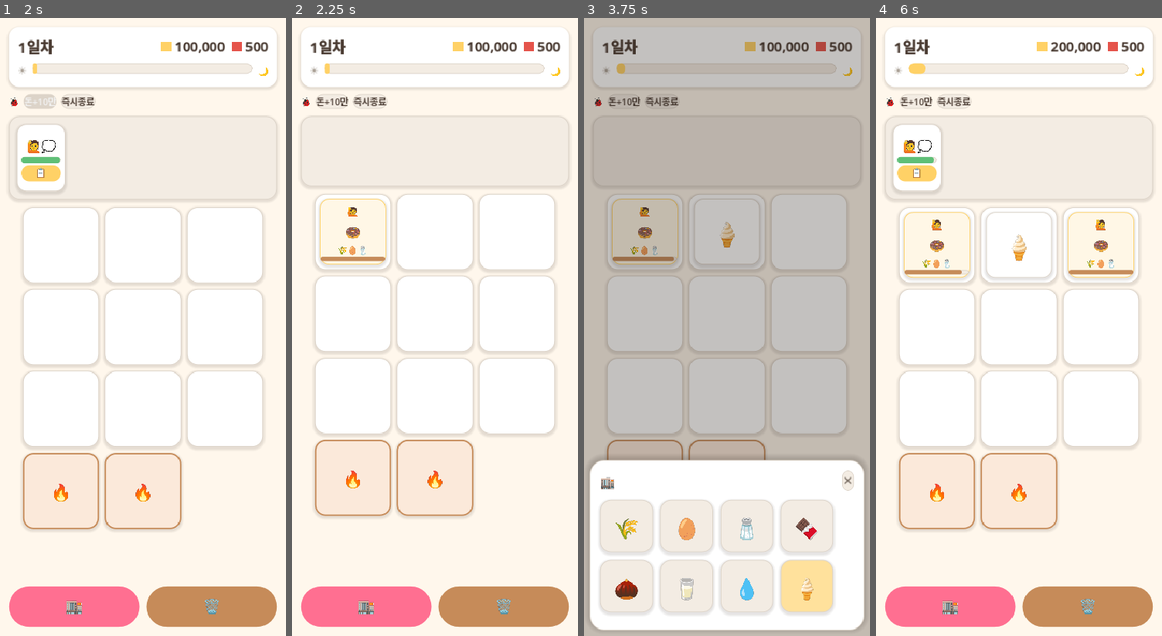
Above: before the commit, frames 1-4 (left to right).
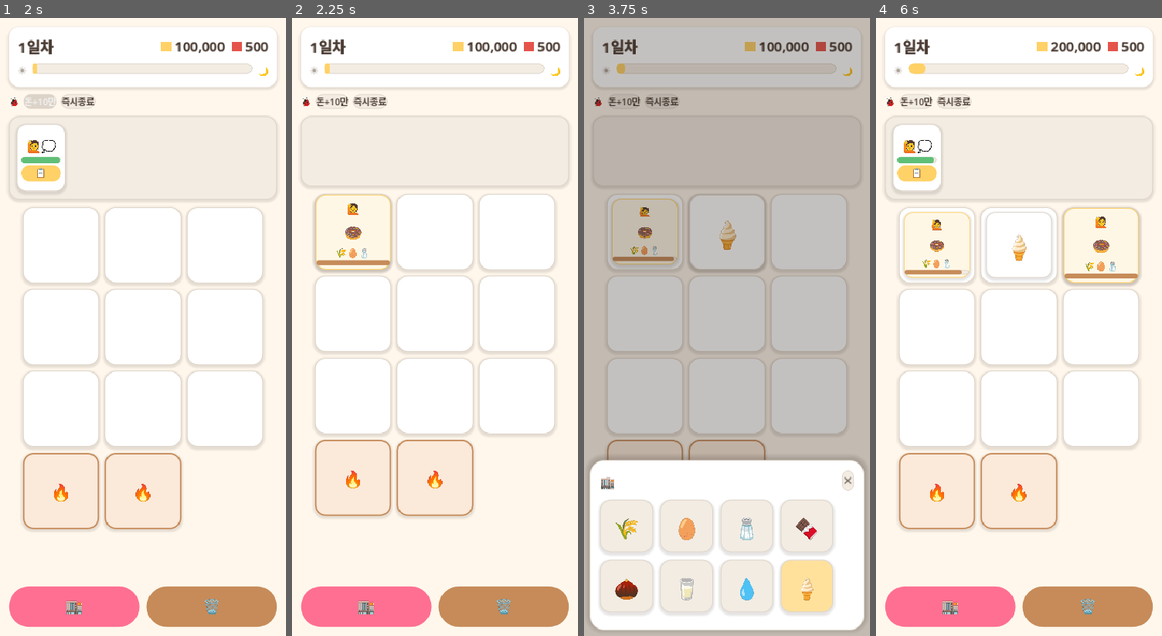
Above: after the commit, the same moments.

Repository: yellyB/game-slot-kitchen
Game: Godot game, scene res://scenes/Main.tscn
Same seed, same stepped clock (60 frames per second), same inputs: the game is played once before the commit and once after it.
Inputs:
- Up to frame 1 (2 s): click "시작" at 0.5 s; click "돈+10만" at 1.25 s
- Up to frame 2 (2.25 s): click "📋" at 2 s
- Up to frame 3 (3.75 s): click "🏬" at 2.75 s; click "🗑️" at 3.5 s
- Up to frame 4 (6 s): click "✕" at 4.25 s; click "돈+10만" at 5 s; click "📋" at 5.75 s

Frame 1 is identical in both runs. In frame 2, 1.0% of the frame differs, in the area x 8-35%, y 28-41%; in frame 3, 0.3%; in frame 4, 1.0%.

Commit message:
연출: 팝인을 슬롯보다 크게 불룩(0.6→1.2→1.0) — 흰카드/흰슬롯서도 보이게
렌더 테스트로 scale은 정상 작동 확인. 흰 카드가 흰 슬롯 위라 축소가 안 보여서,
1.2로 오버슛(슬롯 밖 불룩) 후 settle하는 2단 팝으로 변경.

Diff:
--- a/scripts/card.gd
+++ b/scripts/card.gd
@@ -28,15 +28,17 @@
 		holder.remove_child(self)
 	queue_free()
 
-## 배치 시 "팝인" — 작게 나타났다 통통 튀며(스프링) 제자리로. Slot.place_card/take_card가 호출.
+## 배치 시 "팝인" — 작게 나타나 슬롯보다 크게 불룩 튄 뒤 제자리로. Slot.place_card/take_card가 호출.
+## (흰 카드가 흰 슬롯 위라, 1.0 이상 오버슛해 슬롯 밖으로 불룩해야 눈에 확 띔.)
 func pop_in() -> void:
-	scale = Vector2(0.5, 0.5)
+	scale = Vector2(0.6, 0.6)
 	await get_tree().process_frame   # 레이아웃 후 크기 확정
 	if not is_instance_valid(self):
 		return
 	pivot_offset = size * 0.5        # 중앙 기준 스케일
 	var tw := create_tween()
-	tw.tween_property(self, "scale", Vector2.ONE, 0.38).set_trans(Tween.TRANS_ELASTIC).set_ease(Tween.EASE_OUT)
+	tw.tween_property(self, "scale", Vector2(1.2, 1.2), 0.12).set_trans(Tween.TRANS_CUBIC).set_ease(Tween.EASE_OUT)
+	tw.tween_property(self, "scale", Vector2.ONE, 0.15).set_trans(Tween.TRANS_CUBIC).set_ease(Tween.EASE_IN_OUT)
 
 ## 드래그 프리뷰 대표 아이콘.
 func _preview_text() -> String:
